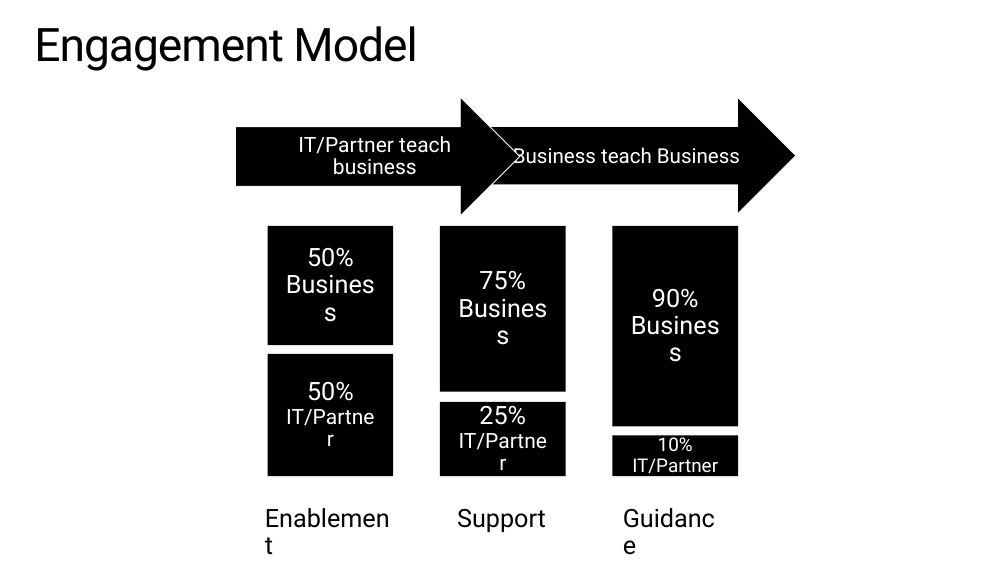
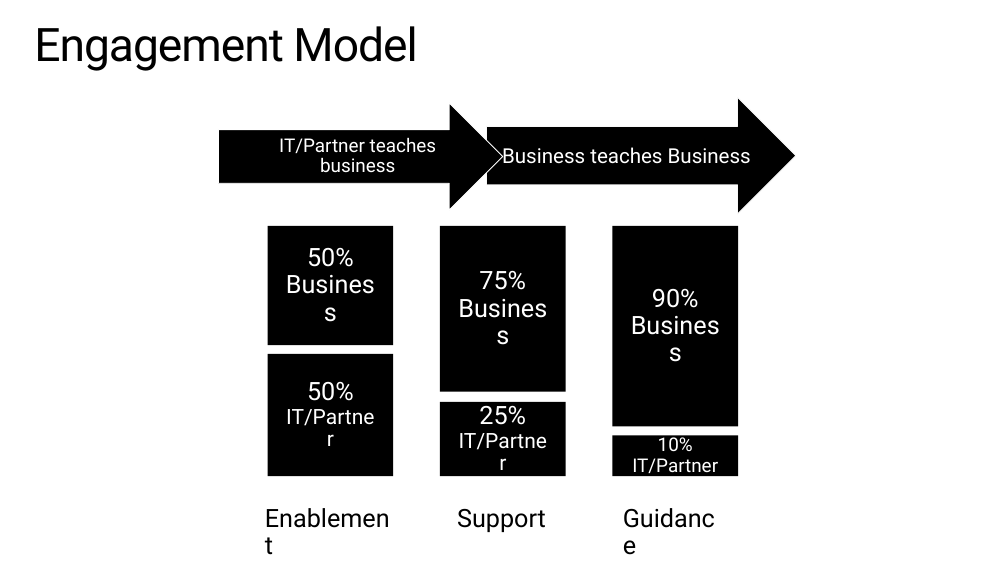
Before and after one commit to pbiaf/powerbiadoption, a slide deck: slide 11 of 1. Power BI Adoption/1.1 Power BI Adoption - What is the Series about.pptx (slide 10 before the commit). Drawn at 1008x567 pixels with LibreOffice and Linux fonts; fonts in the diff are those of the drawing. Boxes give left, top, right and bottom in pixels: in the first picture for what was removed or moved away, otherwise in the second. Text is boxed around its words. In the diff, an @@ line names an element or a change of style, - is before the commit and + after.

```diff
--- a/1. Power BI Adoption/1.1 Power BI Adoption - What is the Series about.pptx
+++ b/1. Power BI Adoption/1.1 Power BI Adoption - What is the Series about.pptx
@@ right arrow: place and size @@
-right arrow at bbox=[236, 97, 520, 216]
+right arrow at bbox=[219, 103, 503, 210]
@@ text at bbox=[279, 137, 437, 173]: text changed; size 20 to 18 pt @@
-IT/Partner teach business
+IT/Partner teaches business
@@ text in right arrow at bbox=[502, 147, 751, 164]: text changed @@
-Business teach Business
+Business teaches Business
```
Also in this commit, not shown: 1 slide added, 2 other files.
